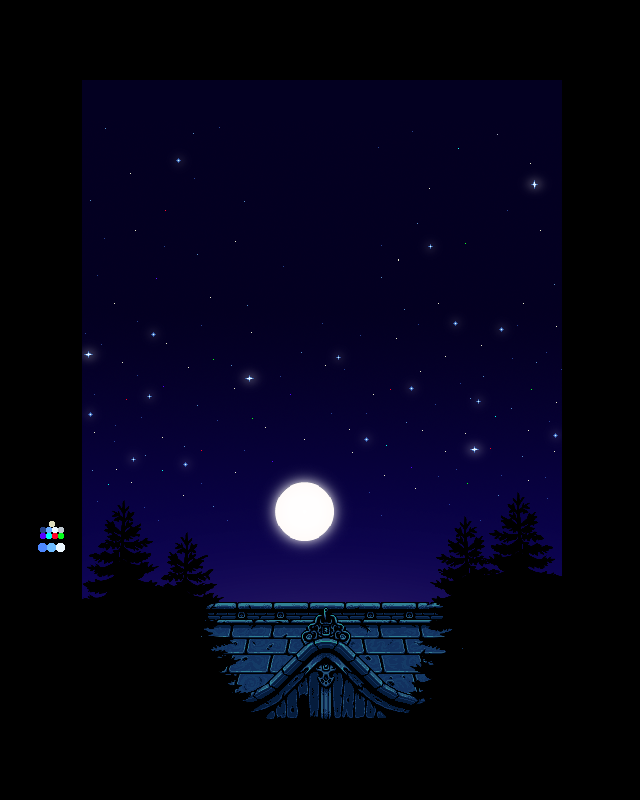
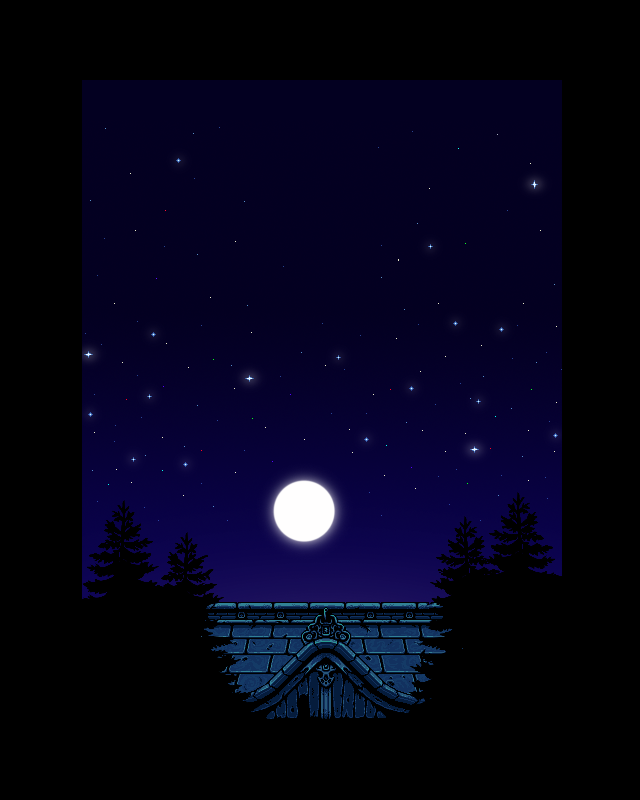
Layered file, before and after one edit (640x800). Changes by layer:
added layer "Layer 12" in group "scene elements" over bbox(272, 479, 336, 542)
hid "moon" over bbox(275, 482, 334, 541)
hid group "chunks" (2 layers) over bbox(38, 521, 65, 552)
